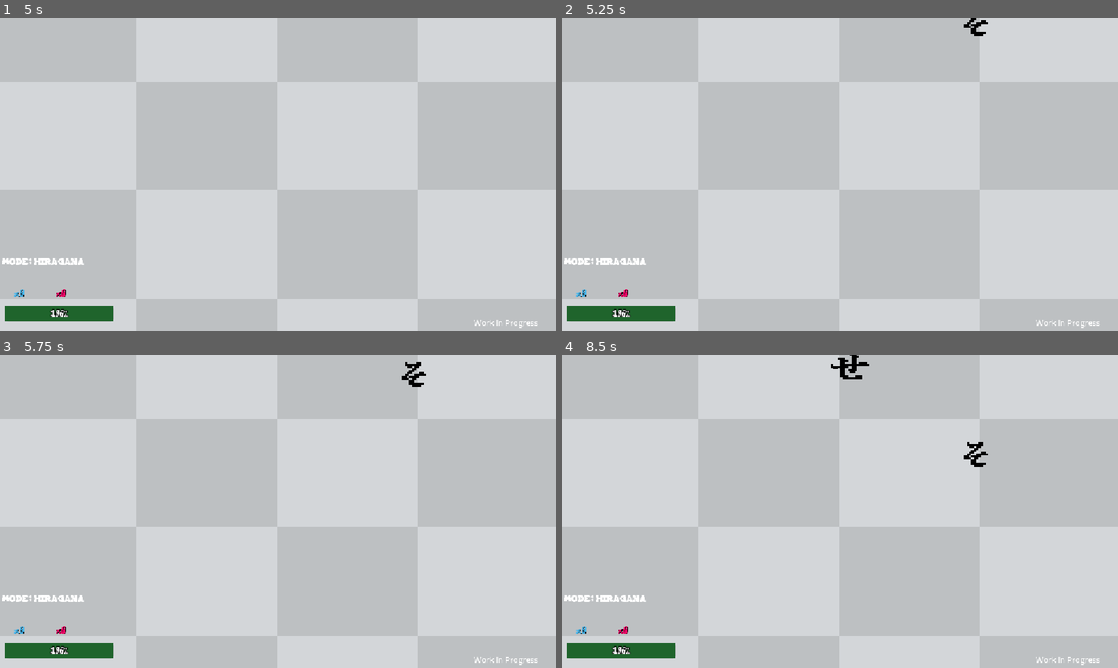
Above: before the commit, frames 1-4 (two rows, left to right).
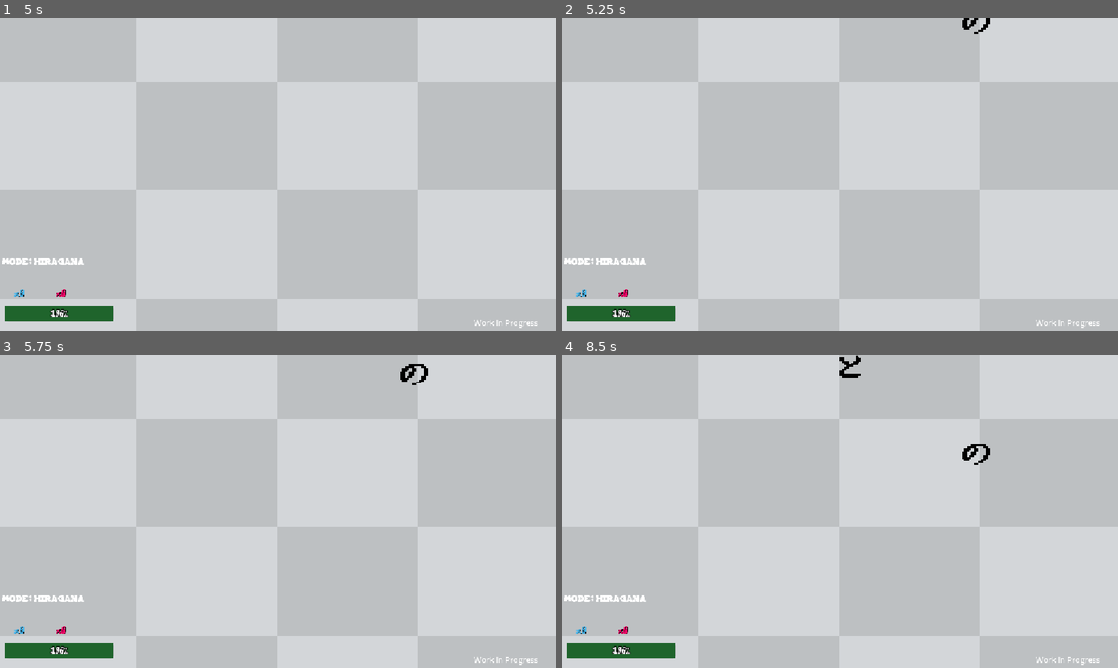
Above: after the commit, the same moments.

Repository: 6iovani/KanaGame
Game: Godot game, scene res://main_menu.tscn
Two runs of this game, one before a commit and one after it. Both use one fixed random seed, a clock stepped at 60 frames per second and the inputs below.
Inputs:
- Up to frame 1 (5 s): click "Play" at 0.5 s; click "Hiragana" at 1.25 s; click "Beginer" at 2 s; tap Enter at 2.75, 3.6, 4.25 s; tap Backspace at 2.85 s; tap Space at 3.5 s; tap Keypad Enter at 4.35 s
- Up to frame 2 (5.25 s): tap Space at 5 s; tap Backspace at 5.1 s
- Up to frame 3 (5.75 s): no input
- Up to frame 4 (8.5 s): tap one key every 0.75 s from 5.85 s: Enter Keypad Enter Backspace Enter

Frame 1 is identical in both runs. In frame 2, 0.2% of the frame differs, in the area x 72-77%, y 0-6%; in frame 3, 0.2%; in frame 4, 0.4%, in the area x 48-77%, y 0-36%.

Commit message:
improved kana randomization

Diff:
--- a/kana.gd
+++ b/kana.gd
@@ -120,16 +120,33 @@
 }
 
 var fall_speed: float = 0.0
-var kana_dicts:Array = []
-var kana_list:Dictionary = select_mode().pick_random()
-var random_kana:String = kana_list.keys().pick_random()
-var romanization: String = random_kana
+
+static var kana_bag: Array[Dictionary] = []
+static var bag_mode: String = ""
+
+var kana_list: Dictionary = {}
+var random_kana: String = ""
+var romanization: String = ""
 
 
 func _ready() -> void:
-	add_to_group('kana')
+	add_to_group("kana")
+	area_entered.connect(_on_area_entered)
+
+	if bag_mode != GameState.selected_mode or kana_bag.is_empty():
+		refill_kana_bag()
+
+	var next_kana: Dictionary = kana_bag.pop_back()
+
+	if next_kana["script"] == "hiragana":
+		kana_list = hiragana
+	else:
+		kana_list = katakana
+
+	random_kana = next_kana["romanization"]
+	romanization = random_kana
+
 	set_kana_sprite(random_kana)
-	area_entered.connect(_on_area_entered)
 
 func _process(delta: float) -> void:
 	position.y += fall_speed * delta
@@ -140,13 +157,45 @@
 func _on_area_entered(node:Area2D) -> void:
 	queue_free()
 
-func select_mode()->Array:
+func select_mode() -> Array[Dictionary]:
+	var kana_dicts: Array[Dictionary] = []
+
 	if GameState.selected_mode == "hiragana":
-		kana_dicts = [hiragana]
+		kana_dicts.append(hiragana)
+
 	elif GameState.selected_mode == "katakana":
 		kana_dicts.append(katakana)
+
 	elif GameState.selected_mode == "hiragana + katakana":
 		kana_dicts.append(hiragana)
 		kana_dicts.append(katakana)
 
 	return kana_dicts
+
+
+func refill_kana_bag() -> void:
+	kana_bag.clear()
+
+	var selected_dicts: Array[Dictionary] = select_mode()
+
+	for i in range(selected_dicts.size()):
+		var script_name: String
+
+		if GameState.selected_mode == "hiragana + katakana":
+			if i == 0:
+				script_name = "hiragana"
+			else:
+				script_name = "katakana"
+		elif GameState.selected_mode == "hiragana":
+			script_name = "hiragana"
+		else:
+			script_name = "katakana"
+
+		for key in selected_dicts[i].keys():
+			kana_bag.append({
+				"script": script_name,
+				"romanization": key
+			})
+
+	kana_bag.shuffle()
+	bag_mode = GameState.selected_mode
